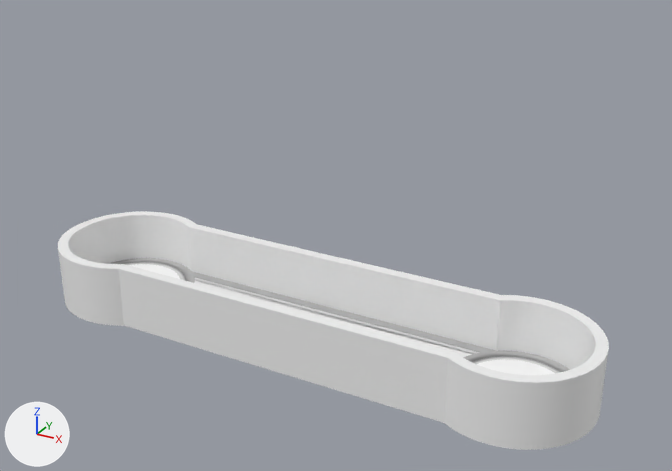
The FBX model Assets/Environment/Exports/Stage 01A.fbx: old version first, new version second.
Before and after are seen from a 50 mm lens placed at (7.62, -12.68, 8.35), pointed at (0.58, 0.11, 1.95). The axes (+X, +Y, +Z) are drawn at lower left. The lights are the same throughout. Where no turn or scale is listed for an object, it has been applied to the vertices. Vertices at the same position are counted once.
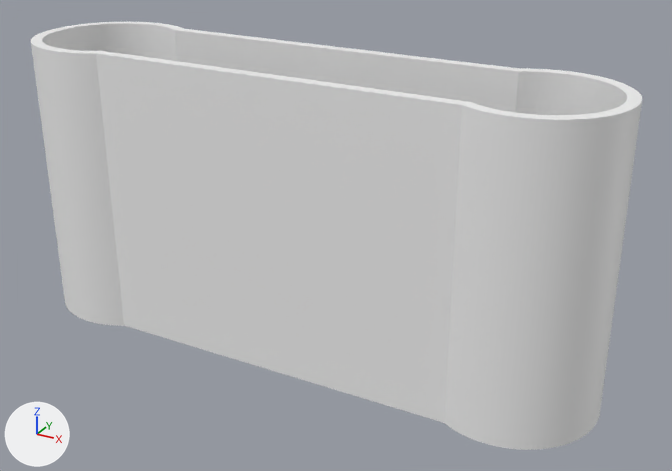
Edits to the bpy script that builds the scene:
```text
Change me_mesh_003:
    used by ob_mesh4; location = (0.0, 0.0, 0.0)
    remove me_mesh_003.from_pydata(...)  # 536 vertices, 804 faces; spans x -5.32..5.32, y -1.38..1.38, z -0.2..0.98
    add me_mesh_003.from_pydata(...)  # 540 vertices, 804 faces; spans x -5.32..5.32, y -1.38..1.38, z -0.2..4.92
    me_mesh_003 part 1: 268 vertices added at x -5.32..5.32, y -1.38..1.38, z 4.92
```

Changed parts and their boxes (x1, y1, x2, y2) in the pictures (672 x 471 px):
'Mesh4', reshaped (11% wider, 79% taller)
    before: (58, 211, 609, 450)
    after: (31, 22, 642, 450)
part 1 of me_mesh_003, added
    after: (31, 22, 642, 450)
'Mesh3', unchanged, covered by the edit
    before: (192, 272, 496, 357)
'Mesh1', unchanged, covered by the edit
    before: (463, 351, 570, 375)
